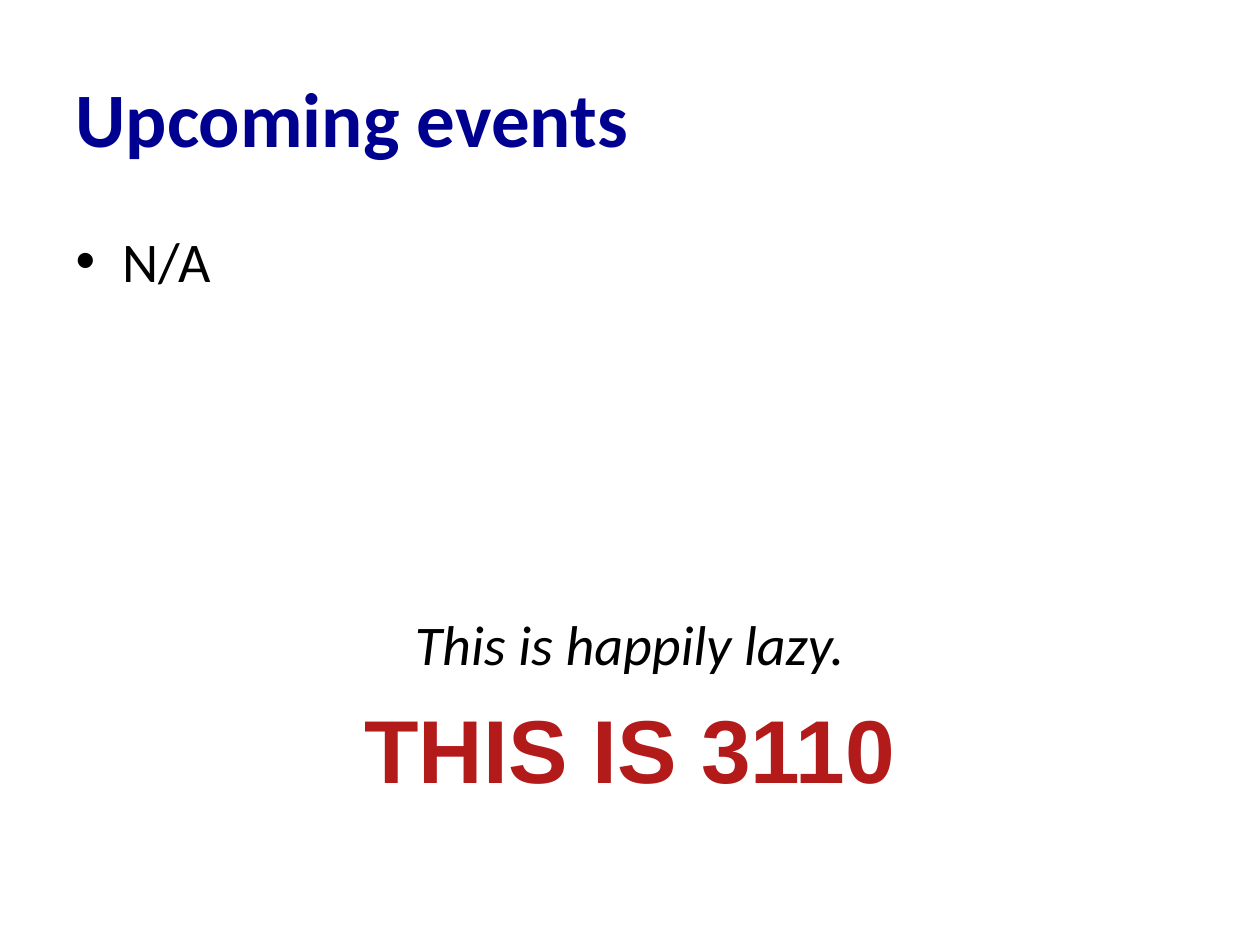
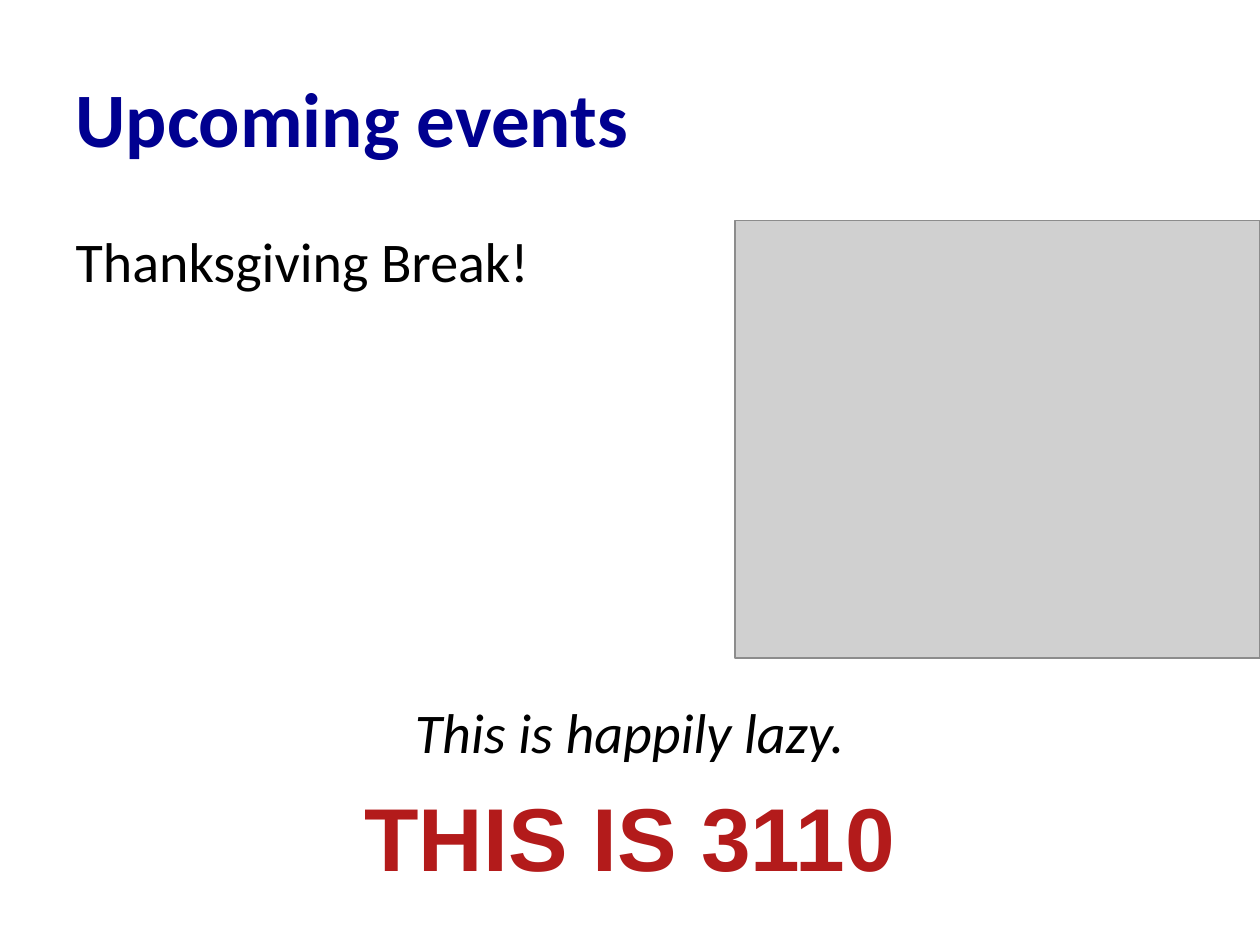
Before and after one commit to cs3110/materials-2019fa, a slide deck: slide 22 of 24-streams-lazy/lec.pptx. Drawn at 1260x945 pixels with LibreOffice and Linux fonts; fonts in the diff are those of the drawing; grey boxes stand for pictures. Boxes give left, top, right and bottom in pixels: in the first picture for what was removed or moved away, otherwise in the second. Text is boxed around its words. In the diff, an @@ line names an element or a change of style, - is before the commit and + after.

Commit message:
Add Thanksgiving Break

```diff
--- a/24-streams-lazy/lec.pptx
+++ b/24-streams-lazy/lec.pptx
@@ picture added at <box>735,220,1260,658</box> @@
@@ text at <box>76,243,529,292</box>: text changed @@
-  • N/A
+  Thanksgiving Break!
```
Also in this commit, not shown: 1 other file.
